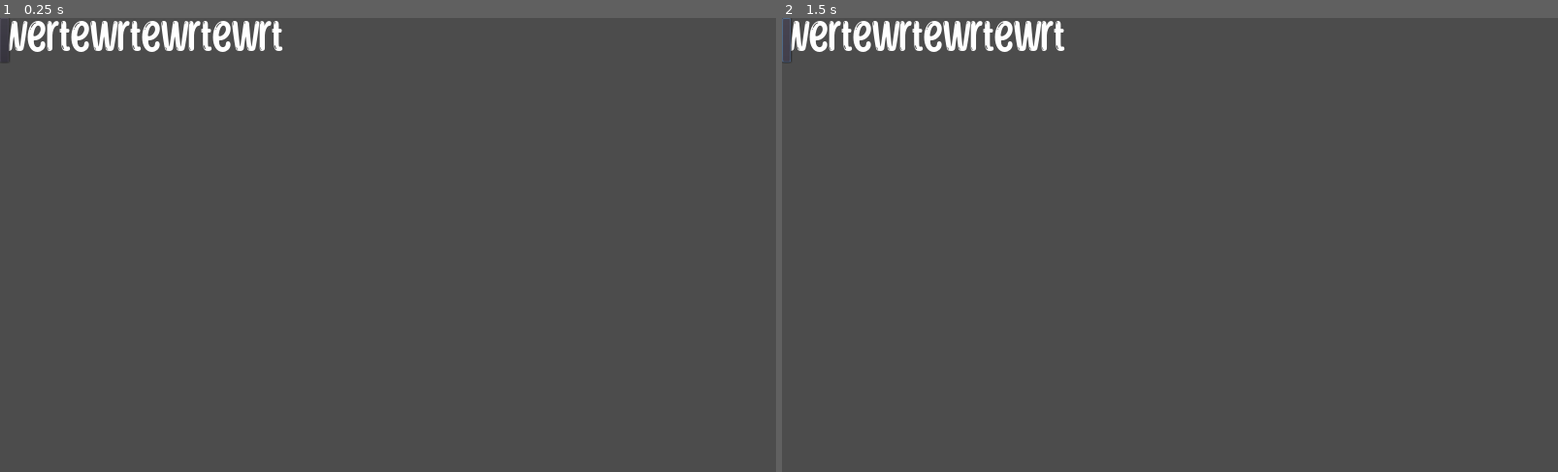
Above: before the commit, frames 1-2 (left to right).
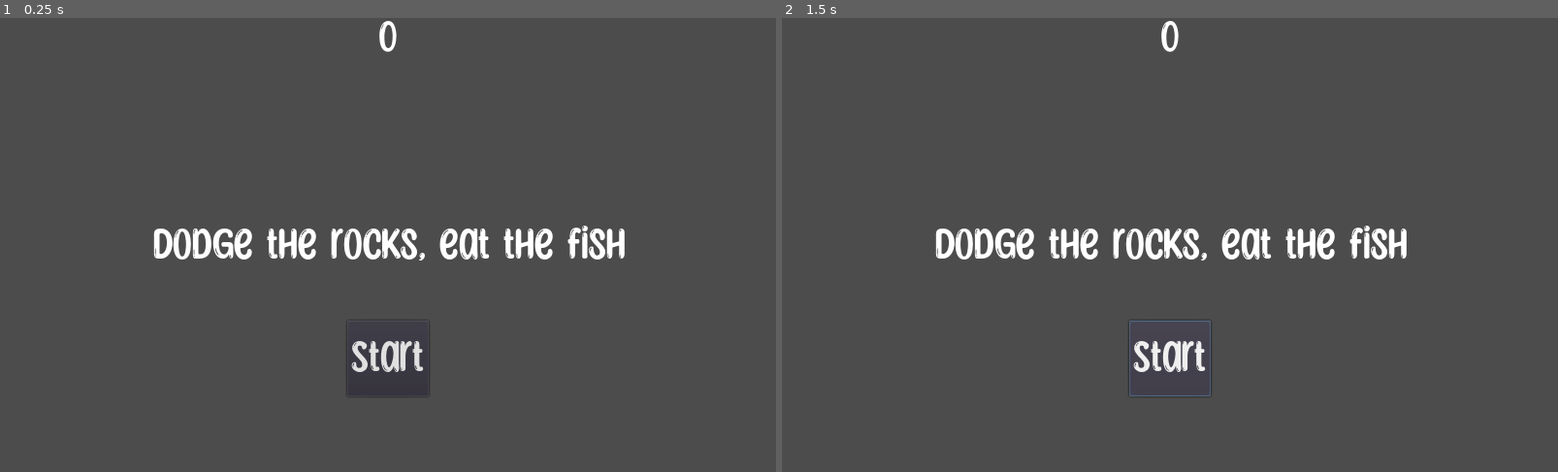
Above: after the commit, the same moments.

Repository: emmdie/dogGame
Game: Godot game, scene res://HUD.tscn
The game is run twice, just before and just after one commit, with the same random seed, the same clock (stepped at 60 frames per second) and the same inputs. The project has no main scene, so this scene is started directly.
Inputs (mouse positions are in pixels of both pictures, inside the frame that each line leads up to; where the layout moved, square brackets give the same spot in the first picture):
- Up to frame 1 (0.25 s): no input
- Up to frame 2 (1.5 s): click (1170, 358) [789, 40] at 0.5 s; click (1170, 358) [789, 40] at 1.25 s

The runs differ from the first frame. In frame 1, 4.1% of the frame differs, in the area x 0-81%, y 0-84%; in frame 2, 4.2%.

Commit message:
added HUD

Diff:
--- /dev/null
+++ b/HUD.gd
@@ -0,0 +1,30 @@
+extends CanvasLayer
+
+signal start_game
+
+func show_message(text):
+	$MessageLabel.text = text
+	$MessageLabel.show()
+	$MessageTimer.start()
+
+func show_game_over():
+	show_message("Game Over")
+	# Wait until the MessageTimer has counted down.
+	yield($MessageTimer, "timeout")
+
+	$MessageLabel.text = "Dodge the rocks,\ncatch the fish"
+	$MessageLabel.show()
+	# Make a one-shot timer and wait for it to finish.
+	yield(get_tree().create_timer(1), "timeout")
+	$StartButton.show()
+
+func update_score(score):
+	$ScoreLabel.text = str(score)
+
+
+func _on_MessageTimer_timeout():
+ $MessageLabel.hide()
+
+func _on_StartButton_pressed():
+	$StartButton.hide()
+	emit_signal("start_game")
--- a/HUD.tscn
+++ b/HUD.tscn
@@ -1,27 +1,47 @@
-[gd_scene load_steps=3 format=2]
+[gd_scene load_steps=4 format=2]
 
 [ext_resource path="res://assets/fonts/sunny-spells-font/SunnyspellsRegular-MV9ze.otf" type="DynamicFontData" id=1]
+[ext_resource path="res://HUD.gd" type="Script" id=2]
 
 [sub_resource type="DynamicFont" id=1]
 size = 64
 font_data = ExtResource( 1 )
 
 [node name="HUD" type="CanvasLayer"]
+script = ExtResource( 2 )
 
 [node name="ScoreLabel" type="Label" parent="."]
-margin_right = 40.0
-margin_bottom = 14.0
+anchor_right = 1.0
+margin_bottom = 52.0
 custom_fonts/font = SubResource( 1 )
-text = "wertewrtewrtewrt"
+text = "0"
+align = 1
 
 [node name="MessageLabel" type="Label" parent="."]
-margin_right = 40.0
-margin_bottom = 14.0
+anchor_top = 0.5
+anchor_right = 1.0
+anchor_bottom = 0.5
+margin_top = -26.0
+margin_bottom = 26.0
 custom_fonts/font = SubResource( 1 )
+text = "Dodge the rocks, eat the fish"
+align = 1
+autowrap = true
 
 [node name="StartGame" type="Button" parent="."]
-margin_right = 12.0
-margin_bottom = 20.0
+anchor_left = 0.5
+anchor_top = 1.0
+anchor_right = 0.5
+anchor_bottom = 1.0
+margin_left = -54.0
+margin_top = -200.0
+margin_right = 54.0
+margin_bottom = -100.0
 custom_fonts/font = SubResource( 1 )
+text = "Start"
 
 [node name="MessageTimer" type="Timer" parent="."]
+wait_time = 2.0
+one_shot = true
+
+[connection signal="timeout" from="MessageTimer" to="." method="_on_MessageTimer_timeout"]
